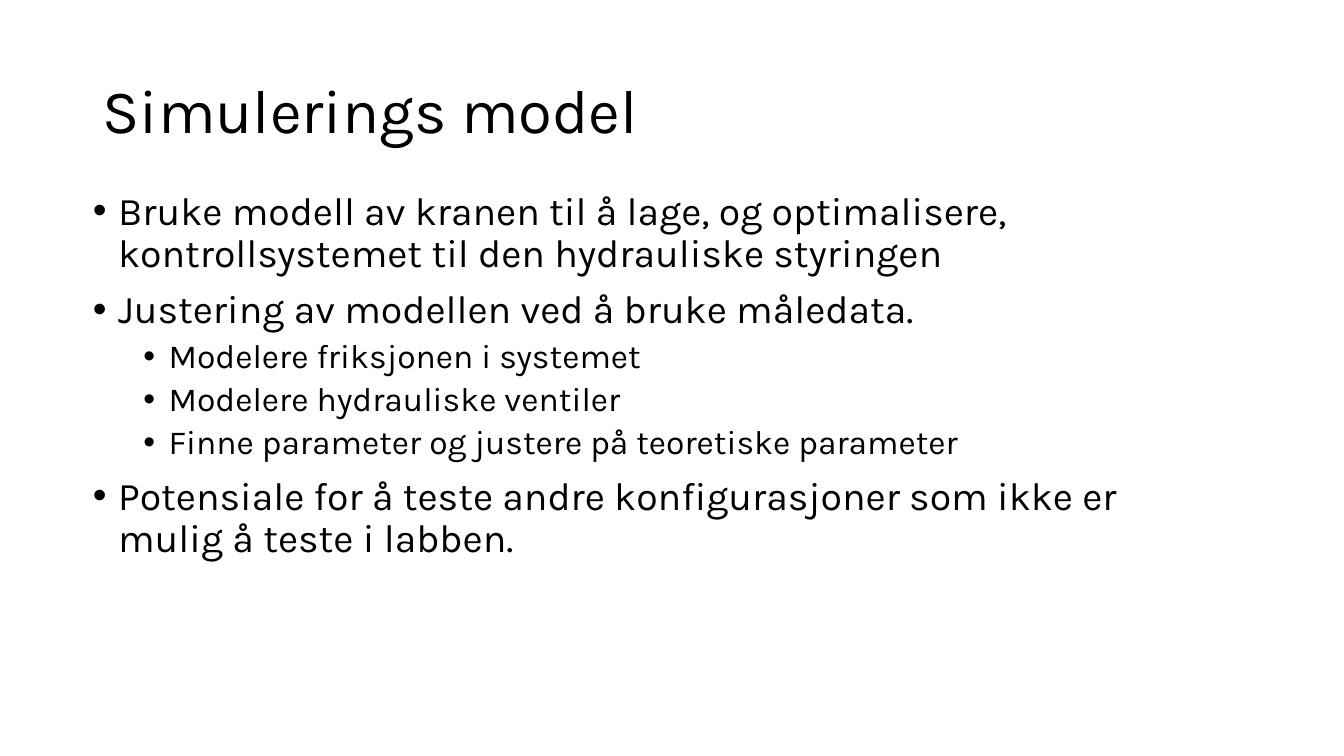
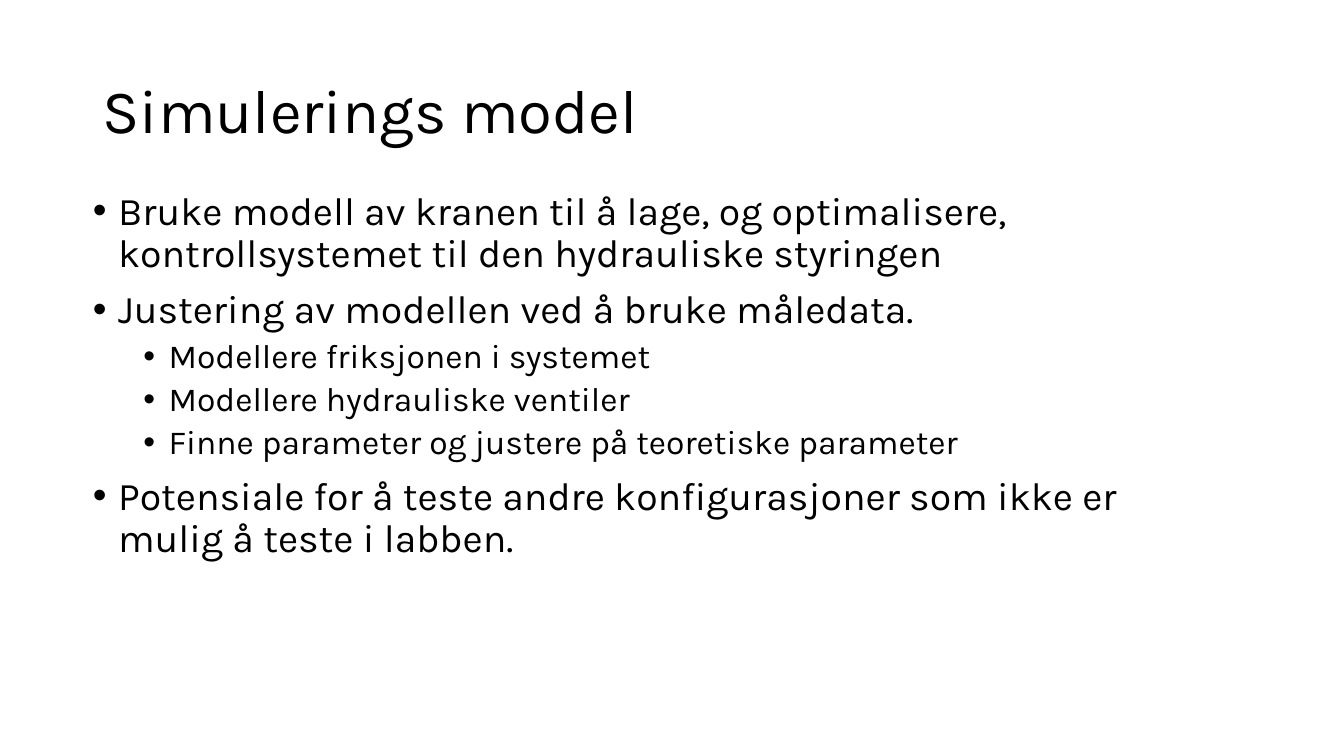
Before and after one commit to emilah-png/Bachelor, a slide deck: slide 4 of Presentasjon/presentasjon for servi 18.03.25.pptx. Drawn at 1344x756 pixels with LibreOffice and Linux fonts; fonts in the diff are those of the drawing. Boxes give left, top, right and bottom in pixels: in the first picture for what was removed or moved away, otherwise in the second. Text is boxed around its words. In the diff, an @@ line names an element or a change of style, - is before the commit and + after.

Commit message:
Testet kontrollsystem på simulering

```diff
--- a/Presentasjon/presentasjon for servi 18.03.25.pptx
+++ b/Presentasjon/presentasjon for servi 18.03.25.pptx
@@ text at (x1=169, y1=345, x2=650, y2=420): text changed @@
-  • Modelere friksjonen i systemet
-  • Modelere hydrauliske ventiler
+  • Modellere friksjonen i systemet
+  • Modellere hydrauliske ventiler
```
Also in this commit, not shown: 1 other slide changed, 30 other files.
